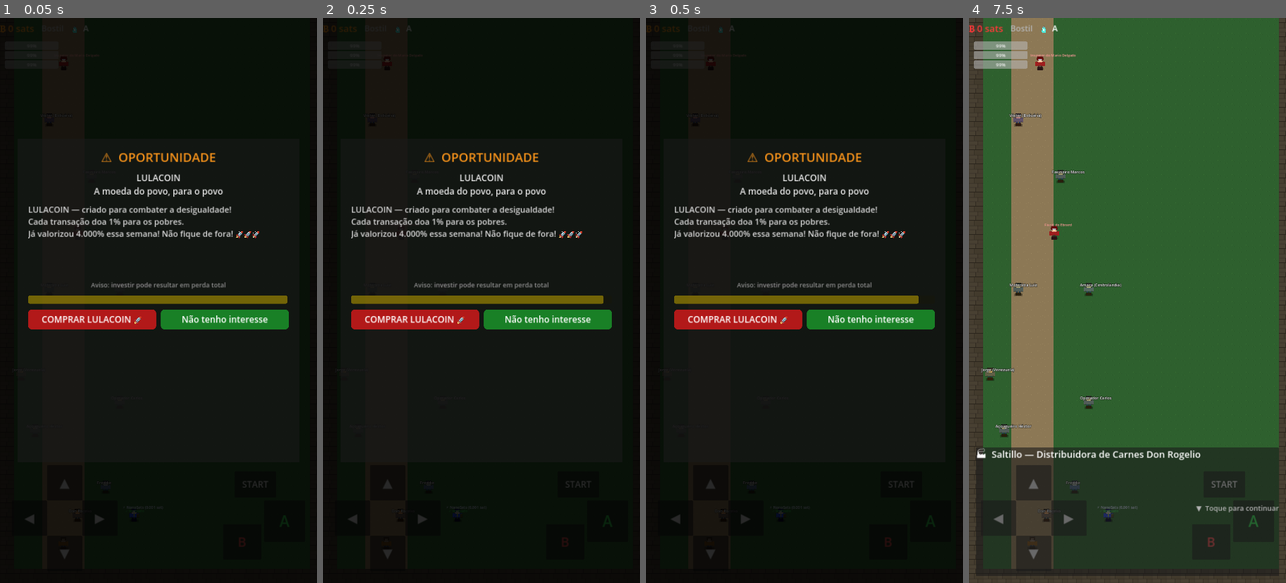
Above: before the commit, frames 1-4 (left to right).
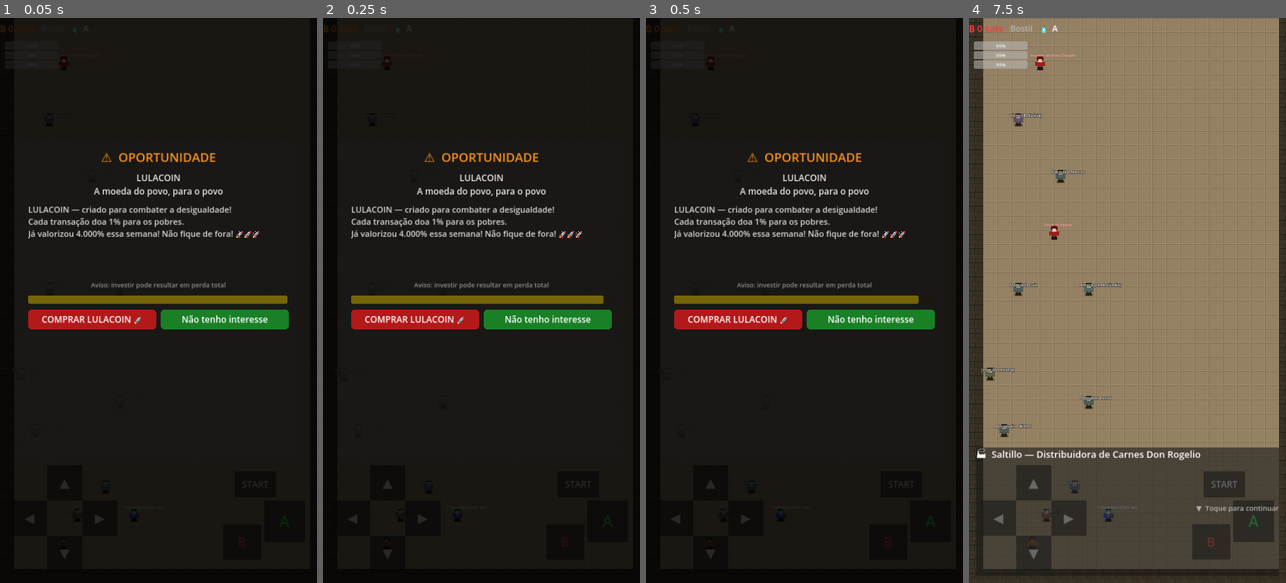
Above: after the commit, the same moments.

Repository: Unknown-brazilian/borderless-freedom-rpg
Game: Godot game, scene res://scenes/world/d6_saltillo.tscn
Two runs of this game, one before a commit and one after it. Both use one fixed random seed, a clock stepped at 60 frames per second and the inputs below. This scene is started directly instead of the project's main scene.
Inputs:
- Up to frame 1 (0.05 s): no input
- Up to frame 2 (0.25 s): no input
- Up to frame 3 (0.5 s): no input
- Up to frame 4 (7.5 s): click "START" at 0.5 s; click "START" at 1.25 s; click "▲" at 2 s; click "▼" at 2.75 s; click "◀" at 3.5 s; click "▶" at 4.25 s; click "A" at 5 s; click "B" at 5.75 s; click "COMPRAR LULACOIN 🚀" at 6.5 s; click "Entendi. Vou trabalhar." at 7.25 s

The runs differ from the first frame. In frame 4, 74% of the frame differs, in the area x 4-98%, y 0-98%.

Commit message:
feat: tema de tile por dungeon (paleta/clima próprio por região)
Novo override _setup_theme() na world_map_base + tint da TileMap e escolha de
tile de chão. Cada dungeon ganha identidade visual reusando os tiles existentes:
- Bostil (BR): campo verde quente
- Bolivária: altiplano frio azulado
- Perulândia / Mexistão: terra batida (deserto/andes)
- Panamia: selva verde-escura (Darién)
- Centrolândia: tropical quente
- Detenções e interiores (saltillo, tapachula, torreón, MIA, obra, tribunal):
  piso interno cinza, sem faixa de caminho (_no_path)
- Bélgique/EU: tons frios

Co-Authored-By: Claude Opus 4.8 (1M context) <noreply@anthropic.com>

Diff:
--- a/scripts/world/d1_bostil.gd
+++ b/scripts/world/d1_bostil.gd
@@ -77,3 +77,6 @@
 			"🔑  Desafio da seed antes de avançar...",
 		],
 	}
+
+func _setup_theme() -> void:
+	_ground_tint = Color(1.0, 0.97, 0.82)
--- a/scripts/world/d2_bolivaria.gd
+++ b/scripts/world/d2_bolivaria.gd
@@ -61,3 +61,6 @@
 			"🔑  Mostre que a seed é sua...",
 		],
 	}
+
+func _setup_theme() -> void:
+	_ground_tint = Color(0.82, 0.88, 1.0)
--- a/scripts/world/d3_perulandia.gd
+++ b/scripts/world/d3_perulandia.gd
@@ -72,3 +72,8 @@
 			"🔑  Prove que a seed é sua para avançar...",
 		],
 	}
+
+func _setup_theme() -> void:
+	_ground_key = "path"
+	_no_path = true
+	_ground_tint = Color(0.92, 0.85, 0.72)
--- a/scripts/world/d4_panamia.gd
+++ b/scripts/world/d4_panamia.gd
@@ -172,3 +172,6 @@
 			"🔑  Prove sua identidade soberana...",
 		],
 	}
+
+func _setup_theme() -> void:
+	_ground_tint = Color(0.62, 0.8, 0.6)
--- a/scripts/world/d5_centrolandia.gd
+++ b/scripts/world/d5_centrolandia.gd
@@ -70,3 +70,6 @@
 			"🔑  Prove sua identidade soberana...",
 		],
 	}
+
+func _setup_theme() -> void:
+	_ground_tint = Color(1.0, 0.9, 0.68)
--- a/scripts/world/d5_tecun_uman.gd
+++ b/scripts/world/d5_tecun_uman.gd
@@ -74,3 +74,6 @@
 
 func _get_boss_data() -> Dictionary:
 	return {}
+
+func _setup_theme() -> void:
+	_ground_tint = Color(0.85, 0.95, 1.0)
--- a/scripts/world/d6_mexistao.gd
+++ b/scripts/world/d6_mexistao.gd
@@ -87,3 +87,8 @@
 			"🔑  Prove que a seed é sua...",
 		],
 	}
+
+func _setup_theme() -> void:
+	_ground_key = "path"
+	_no_path = true
+	_ground_tint = Color(1.0, 0.93, 0.74)
--- a/scripts/world/d6_saltillo.gd
+++ b/scripts/world/d6_saltillo.gd
@@ -227,3 +227,8 @@
 	add_child(mg)
 	var sats_earned: int = await mg.minigame_completed
 	_on_task_complete(task_name, sats_earned)
+
+func _setup_theme() -> void:
+	_ground_key = "floor"
+	_no_path = true
+	_ground_tint = Color(0.82, 0.8, 0.76)
--- a/scripts/world/d6_tapachula_detencao.gd
+++ b/scripts/world/d6_tapachula_detencao.gd
@@ -104,3 +104,8 @@
 
 func _get_boss_data() -> Dictionary:
 	return {}
+
+func _setup_theme() -> void:
+	_ground_key = "floor"
+	_no_path = true
+	_ground_tint = Color(0.68, 0.68, 0.74)
--- a/scripts/world/d6_torreon_detencao.gd
+++ b/scripts/world/d6_torreon_detencao.gd
@@ -116,3 +116,8 @@
 
 func _get_boss_data() -> Dictionary:
 	return {}
+
+func _setup_theme() -> void:
+	_ground_key = "floor"
+	_no_path = true
+	_ground_tint = Color(0.66, 0.64, 0.68)
--- a/scripts/world/d7_bostil2.gd
+++ b/scripts/world/d7_bostil2.gd
@@ -92,3 +92,6 @@
 	elif result == "defeat":
 		await get_tree().create_timer(1.5).timeout
 		SceneTransition.go("res://scenes/ui/main_menu.tscn")
+
+func _setup_theme() -> void:
+	_ground_tint = Color(0.8, 0.8, 0.86)
--- a/scripts/world/d8_paraguassu.gd
+++ b/scripts/world/d8_paraguassu.gd
@@ -75,3 +75,6 @@
 			"🔑  Prove que a seed é sua...",
 		],
 	}
+
+func _setup_theme() -> void:
+	_ground_tint = Color(0.9, 0.86, 0.68)
--- a/scripts/world/d9_belgique.gd
+++ b/scripts/world/d9_belgique.gd
@@ -108,3 +108,6 @@
 			"🔑  Uma última prova de soberania...",
 		],
 	}
+
+func _setup_theme() -> void:
+	_ground_tint = Color(0.78, 0.84, 0.95)
--- a/scripts/world/d9_chegada.gd
+++ b/scripts/world/d9_chegada.gd
@@ -76,3 +76,6 @@
 
 func _get_boss_data() -> Dictionary:
 	return {}
+
+func _setup_theme() -> void:
+	_ground_tint = Color(0.8, 0.85, 0.95)
--- a/scripts/world/d9_mia.gd
+++ b/scripts/world/d9_mia.gd
@@ -154,3 +154,8 @@
 
 func _get_boss_data() -> Dictionary:
 	return {}
+
+func _setup_theme() -> void:
+	_ground_key = "floor"
+	_no_path = true
+	_ground_tint = Color(0.8, 0.82, 0.86)
--- a/scripts/world/d9_obra.gd
+++ b/scripts/world/d9_obra.gd
@@ -136,3 +136,8 @@
 
 func _get_boss_data() -> Dictionary:
 	return {}
+
+func _setup_theme() -> void:
+	_ground_key = "floor"
+	_no_path = true
+	_ground_tint = Color(0.85, 0.8, 0.7)
--- a/scripts/world/d9_tribunal.gd
+++ b/scripts/world/d9_tribunal.gd
@@ -254,3 +254,8 @@
 
 func _get_boss_data() -> Dictionary:
 	return {}
+
+func _setup_theme() -> void:
+	_ground_key = "floor"
+	_no_path = true
+	_ground_tint = Color(0.75, 0.75, 0.82)
--- a/scripts/world/world_map_base.gd
+++ b/scripts/world/world_map_base.gd
@@ -23,12 +23,17 @@
 var _map_h: int = 47
 ## Tema de chão: "grass" (default), "floor" (interior), "water" (margem).
 var _ground_key: String = "grass"
+## Tinta aplicada à TileMap inteira — dá clima/paleta própria a cada dungeon.
+var _ground_tint: Color = Color.WHITE
+## Se true, sem faixa de caminho (mapas internos/detenção).
+var _no_path: bool = false
 var _tile_ids: Dictionary = {}
 
 func _ready() -> void:
 	AutonomyBar.refill_all()
 	AutonomyBar.set_active(true)
 
+	_setup_theme()
 	_paint_ground()
 
 	_player.position = Vector2(
@@ -88,6 +93,7 @@
 	_tilemap.tile_set = _build_tileset()
 	_tilemap.scale = Vector2(2, 2)
 	_tilemap.z_index = -10
+	_tilemap.modulate = _ground_tint
 	_tilemap.clear()
 
 	var ground: String = _ground_key if _tile_ids.has(_ground_key) else "grass"
@@ -99,7 +105,7 @@
 			var key := ground
 			if x == 0 or y == 0 or x == _map_w - 1 or y == _map_h - 1:
 				key = "wall"
-			elif x >= path_min and x <= path_max:
+			elif not _no_path and x >= path_min and x <= path_max:
 				key = "path"
 			if not _tile_ids.has(key):
 				key = ground
@@ -113,6 +119,9 @@
 		_camera.limit_bottom = _map_h * TILE_SIZE
 
 # ─── Overrides nos filhos ─────────────────────────────────────────────────────
+## Override para definir paleta/clima do mapa (_ground_tint/_ground_key/_no_path
+## /_map_w/_map_h). Chamado no início de _ready, antes de pintar o terreno.
+func _setup_theme() -> void:  pass
 func _setup_npcs() -> void:   pass
 func _setup_fiscais() -> void: pass
 func _setup_events() -> void:  pass
